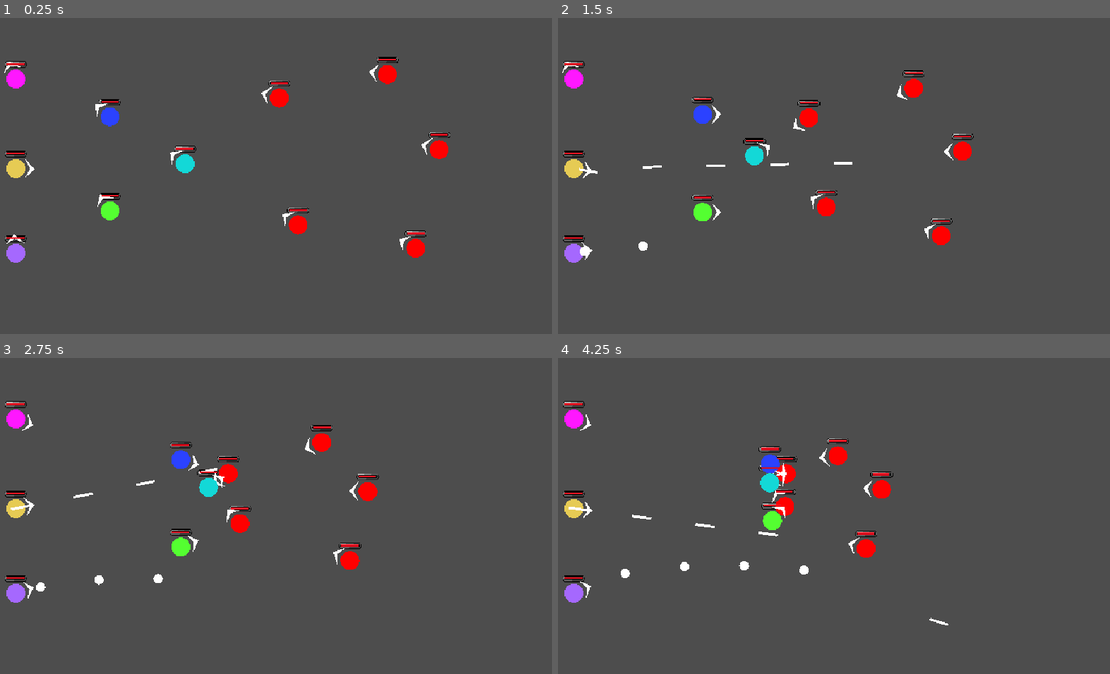
Above: before the commit, frames 1-4 (two rows, left to right).
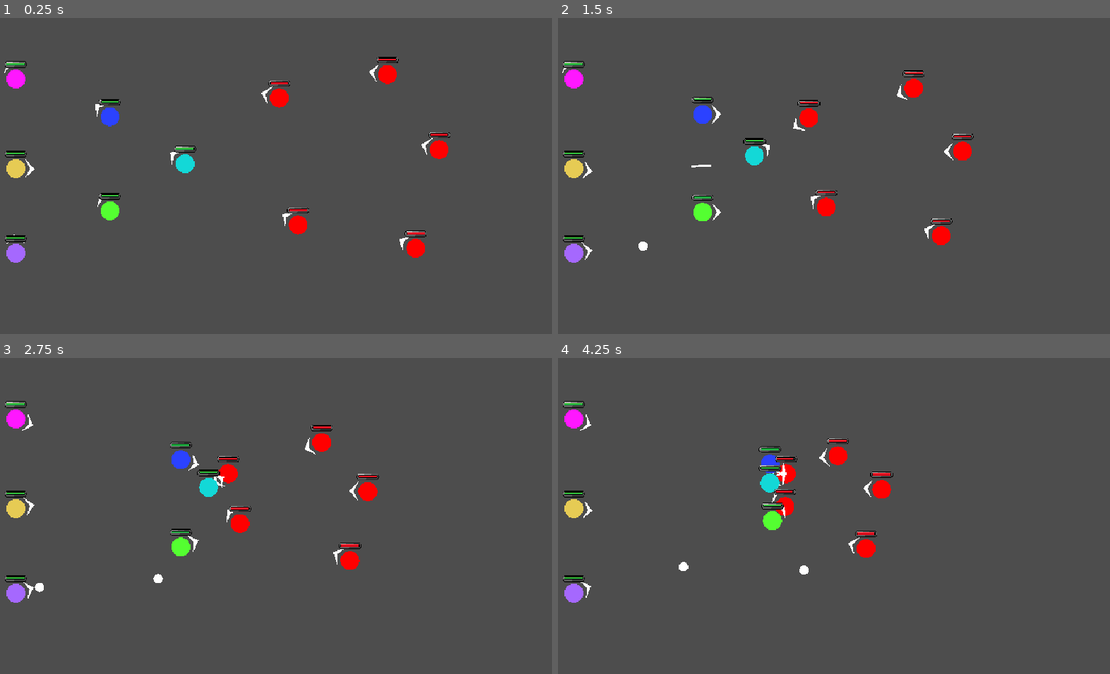
Above: after the commit, the same moments.

Repository: morie197/party_paranoia
Game: Godot game, scene res://testing_scene.tscn
Two runs of this game, one before a commit and one after it. Both use one fixed random seed, a clock stepped at 60 frames per second and the inputs below.
Inputs (mouse positions are in pixels of both pictures, inside the frame that each line leads up to):
- Up to frame 1 (0.25 s): no input
- Up to frame 2 (1.5 s): move the mouse to (955, 160) at 0.52 s; press the mouse at (955, 160) at 0.53 s; hold D (right) 0.53-1.28 s; move the mouse to (718, 191) at 1.27 s; release the mouse at (718, 191) at 1.28 s; hold S (down) from 1.28 s (still down); click (718, 191) at 1.35 s
- Up to frame 3 (2.75 s): move the mouse to (331, 446) at 2.02 s; release S (down) at 2.03 s; press the mouse at (331, 446) at 2.03 s; hold D (right) from 2.03 s (still down); right-click (331, 446) at 2.1 s
- Up to frame 4 (4.25 s): move the mouse to (806, 579) at 2.77 s; release D (right) at 2.78 s; release the mouse at (806, 579) at 2.78 s; hold W (up) 2.78-3.53 s; click (806, 579) at 2.85 s; move the mouse to (999, 563) at 3.52 s; press the mouse at (999, 563) at 3.53 s; hold A (left) from 3.53 s (still down)

The runs differ from the first frame. In frame 1, 0.2% of the frame differs, in the area x 1-75%, y 13-71%; in frame 2, 0.3%; in frame 3, 0.3%; in frame 4, 0.5%, in the area x 1-71%, y 14-85%.

Commit message:
[Change] Ally health bars, projectile range

Diff:
--- a/allies/mage.tscn
+++ b/allies/mage.tscn
@@ -48,8 +48,8 @@
 [node name="CharacterProjectileAttack" type="Node" parent="." unique_id=1523114842]
 script = ExtResource("3_e5co2")
 projectile_to_fire = ExtResource("4_wy5gp")
-attack_cooldown = 1.0
-projectile_attack_damage = 10.0
+attack_cooldown = 2.0
+projectile_attack_damage = 13.0
 projectile_range = 500.0
 
 [node name="AimVisuals" type="Node2D" parent="." unique_id=990575795]
--- a/allies/player_archer.tscn
+++ b/allies/player_archer.tscn
@@ -49,6 +49,10 @@
 [node name="CharacterProjectileAttack" type="Node" parent="." unique_id=1523114842]
 script = ExtResource("4_5fqsj")
 projectile_to_fire = ExtResource("5_4d32p")
+attack_cooldown = 0.7
+projectile_attack_damage = 8.0
+projectile_attack_speed = 10.0
+projectile_range = 600.0
 
 [node name="PlayerInput" type="Node2D" parent="." unique_id=826694354]
 script = ExtResource("2_yyhkc")
--- a/character_components/attacks/character_projectile_attack.gd
+++ b/character_components/attacks/character_projectile_attack.gd
@@ -40,6 +40,7 @@
 	projectile.projectile_attack_speed = projectile_attack_speed
 	projectile.projectile_direction = direction_to_head
 	projectile.shooter = shooter
+	projectile.projectile_range = projectile_range
 	shooter.add_sibling(projectile)
 
 	projectile.global_position = parent_transform
--- a/character_components/general_components/character.gd
+++ b/character_components/general_components/character.gd
@@ -31,6 +31,7 @@
 
 	if character_health and character_health_bar:
 		character_health.hp_changed.connect(character_health_bar.update_hp)
+		character_health_bar.initialize_health_bar(ally)
 		#character_health.died.connect(queue_free)
 		character_health.died.connect(GameManager.current_battle_manager.remove_character.bind(self))
 
@@ -54,8 +55,6 @@
 		character_attack.attack(character_attack_target_controller.attack_position)
 
 	character_aim_visuals.look_at(character_attack_target_controller.attack_position)
-	if character_role == "Healer":
-		print(character_attack_target_controller.attack_position)
 
 
 func _physics_process(delta):
--- a/character_components/hp_bar/character_hp_bar.tscn
+++ b/character_components/hp_bar/character_hp_bar.tscn
@@ -6,6 +6,7 @@
 [ext_resource type="Texture2D" uid="uid://qaopffehxs6n" path="res://character_components/hp_bar/bar_over-export.png" id="3_7s8gc"]
 
 [node name="CharacterHPBar" type="Control" unique_id=171970079]
+z_index = 5
 layout_mode = 3
 anchors_preset = 0
 offset_left = -15.0
--- a/character_components/hp_bar/health_bar.gd
+++ b/character_components/hp_bar/health_bar.gd
@@ -4,14 +4,9 @@
 @onready var actual_health_bar = %ActualHealthBar
 @onready var fancy_shmancy = %FancyShmancy
 
-# Called when the node enters the scene tree for the first time.
-func _ready():
-	pass # Replace with function body.
-
-
-# Called every frame. 'delta' is the elapsed time since the previous frame.
-func _process(delta):
-	pass
+func initialize_health_bar(ally: bool):
+	if ally:
+		actual_health_bar.texture_progress = load("res://character_components/hp_bar/green_bar_smaller.png")
 
 func update_hp(new_hp_percent: float):
 	actual_health_bar.value = roundi(new_hp_percent)
--- a/projectiles/archer/archer_projectile.gd
+++ b/projectiles/archer/archer_projectile.gd
@@ -5,14 +5,19 @@
 
 var arrow_speed: float = 100
 
-# Called when the node enters the scene tree for the first time.
+var distance_traveled: float = 0
+
 func _ready():
 	projectile_hit_box.body_entered.connect(_hit)
 
 
-# Called every frame. 'delta' is the elapsed time since the previous frame.
 func _physics_process(delta):
+	var old_position = position
 	position += projectile_direction * projectile_attack_speed * delta * arrow_speed
+
+	distance_traveled += old_position.distance_to(position)
+	if distance_traveled >= projectile_range:
+		queue_free()
 
 func _hit(body):
 	if body is not Character:
--- a/projectiles/mage/mage_projectile.gd
+++ b/projectiles/mage/mage_projectile.gd
@@ -10,6 +10,8 @@
 
 var closest_character_check_accumulator: float = 0
 var closest_character_check_delay: float = 0.5
+
+var distance_traveled: float = 0
 
 # Called when the node enters the scene tree for the first time.
 func _ready():
@@ -24,7 +26,12 @@
 
 
 func _physics_process(delta):
+	var old_position = position
 	position += projectile_direction * projectile_attack_speed * delta * orb_speed
+
+	distance_traveled += old_position.distance_to(position)
+	if distance_traveled >= projectile_range:
+		queue_free()
 
 	if not current_closest_opposing_character:
 		return
--- a/projectiles/projectile.gd
+++ b/projectiles/projectile.gd
@@ -4,4 +4,5 @@
 var projectile_attack_damage: float = 0
 var projectile_attack_speed: float = 0
 var projectile_direction: Vector2 = Vector2.ZERO
+var projectile_range: float = 0
 var shooter: Character = null
Binary file added: character_components/hp_bar/green_bar_smaller.png
Not shown, added: character_components/hp_bar/green_bar_smaller.png.import
